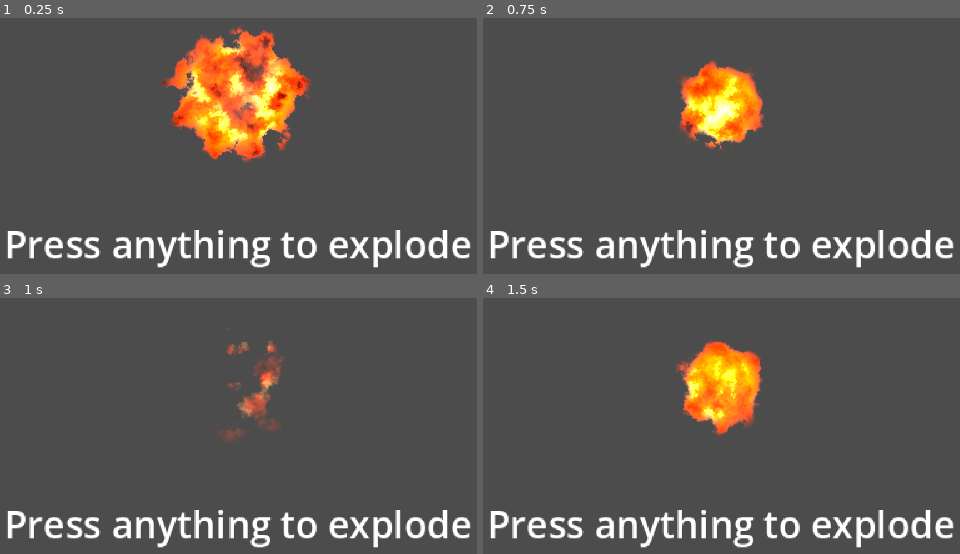
Above: before the commit, frames 1-4 (two rows, left to right).
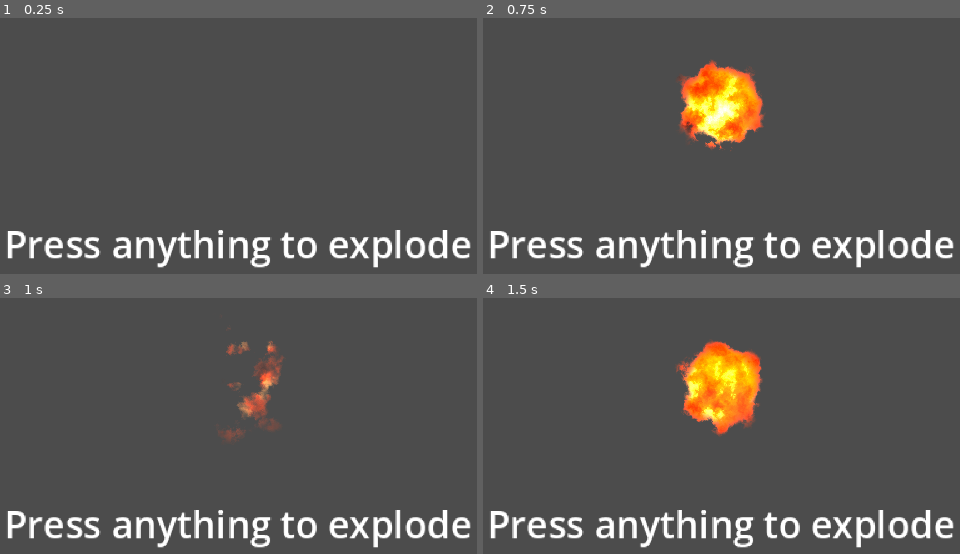
Above: after the commit, the same moments.

Repository: St0rmor/godot-2D-explosion-shader
Game: Godot game, scene res://explosion.tscn
Same seed, same stepped clock (60 frames per second), same inputs: the game is played once before the commit and once after it. The engine's default icon, where the game draws it, is replaced by a stand-in: a white triangle on a blue panel in a dark square.
Inputs:
- Up to frame 1 (0.25 s): no input
- Up to frame 2 (0.75 s): tap Enter at 0.5 s
- Up to frame 3 (1 s): no input
- Up to frame 4 (1.5 s): tap Enter at 1.25 s

The runs differ from the first frame. In frame 1, 10% of the frame differs, in the area x 33-66%, y 2-57%; in frame 2, nothing differs; in frame 3, nothing differs; in frame 4, nothing differs.

Commit message:
Update files

Diff:
--- a/explosion.gd
+++ b/explosion.gd
@@ -2,13 +2,13 @@
 class_name Explosion
 
 #property
-const process_speed:float = 3
+const expansion_speed:float = 3
 const vanish_speed:float = 2
 const flame_speed:float = 2
 
 #variable
 var seed:float = 0.0
-var process:float = 0.0
+var expansion:float = 0.0
 var vanish:float = 0.0
 var flame:float = 0.0
 var exploding:bool = false
@@ -28,11 +28,11 @@
 
 func _start_exploding():
 	seed = randf_range(0,1.0)
-	process = 0.0
+	expansion = 0.0
 	vanish = 0.0
 	flame = 0.0
 	material.set_shader_parameter("seed", seed)
-	material.set_shader_parameter("process", process)
+	material.set_shader_parameter("expansion", expansion)
 	material.set_shader_parameter("vanish", vanish)
 	material.set_shader_parameter("flame", flame)
 	exploding = true
@@ -41,10 +41,10 @@
 
 func _exploding(delta):
 	flame = move_toward(flame, 2.0, flame_speed * delta)
-	process = move_toward(process, 1.0, process_speed * delta)
+	expansion = move_toward(expansion, 1.0, expansion_speed * delta)
 	material.set_shader_parameter("flame", flame)
-	material.set_shader_parameter("process", process)
-	if process >= 0.7:
+	material.set_shader_parameter("expansion", expansion)
+	if expansion >= 0.7:
 		vanish = move_toward(vanish, 1.0, vanish_speed * delta)
 		material.set_shader_parameter("vanish", vanish)
 	if vanish >= 1.0:
--- a/explosion.gdshader
+++ b/explosion.gdshader
@@ -5,25 +5,25 @@
 uniform float start_point : hint_range(0.0, 1.0) = 1.0;
 uniform sampler2D noise_texture : hint_default_white, filter_nearest, repeat_enable;
 uniform sampler2D noise_texture_2 : hint_default_white, filter_nearest, repeat_enable;
-uniform sampler2D curve;
+uniform sampler2D color_curve;
 uniform sampler2D color_sample;
-uniform float process : hint_range(0.0, 1.0) = 0.0;
+uniform float expansion : hint_range(0.0, 1.0) = 0.0;
 uniform float vanish : hint_range(0.0, 1.0) = 0.0;
-uniform float flame : hint_range(0.0, 2.0) = 0.0;
+uniform float flame = 0.0;
 
 
 
 void fragment(){
-	vec2 center = vec2(0.5,start_point) - vec2(0.0, process * 0.3);
+	vec2 center = vec2(0.5,start_point) - vec2(0.0, expansion * 0.3);
 	vec2 random_offset = seed * vec2(1.0, 0.0);
 	float dis = distance(UV, center);
 	vec2 uv = UV;
 	float noise = texture(noise_texture, uv + vec2(0,flame) + random_offset).r;
 	float noise_2 = texture(noise_texture_2, uv + 1.0*vec2(0,flame) + random_offset).r - vanish;
-	float edge_dist = (0.25 + noise * 0.3) * process;
+	float edge_dist = (0.25 + noise * 0.3) * expansion;
 	float edge_range = 0.0;
 	if(dis < edge_dist){
-		noise = texture(curve,vec2(noise, 0.0)).r;
+		noise = texture(color_curve,vec2(noise, 0.0)).r;
 		vec4 color = texture(color_sample, vec2(noise, 0.0)) * 5.0;
 		float smoothness = 0.1;
 		float alpha = smoothstep(edge_dist ,edge_dist - smoothness, dis);
--- a/explosion.tscn
+++ b/explosion.tscn
@@ -1,8 +1,15 @@
 [gd_scene load_steps=14 format=3 uid="uid://bt10caaghte3q"]
 
 [ext_resource type="Texture2D" uid="uid://bf2wua5jtwoh3" path="res://icon.svg" id="2_d5ksw"]
-[ext_resource type="Shader" uid="uid://bk21ou1sxhq1d" path="res://explosion.gdshader" id="2_jpcx4"]
-[ext_resource type="Script" uid="uid://cse23r8onrndu" path="res://explosion.gd" id="3_y10h6"]
+[ext_resource type="Shader" uid="uid://f8pyr1mjgflx" path="res://explosion.gdshader" id="2_jpcx4"]
+[ext_resource type="Script" uid="uid://cxahh3jhfyose" path="res://explosion.gd" id="3_y10h6"]
+
+[sub_resource type="Curve" id="Curve_rthvm"]
+_data = [Vector2(0, 0.189567), 0.0, 0.0, 0, 0, Vector2(1, 0.943293), -0.0230989, 0.0, 0, 0]
+point_count = 2
+
+[sub_resource type="CurveTexture" id="CurveTexture_kyxfb"]
+curve = SubResource("Curve_rthvm")
 
 [sub_resource type="Gradient" id="Gradient_rthvm"]
 offsets = PackedFloat32Array(0, 0.5, 0.97479)
@@ -10,13 +17,6 @@
 
 [sub_resource type="GradientTexture1D" id="GradientTexture1D_kyxfb"]
 gradient = SubResource("Gradient_rthvm")
-
-[sub_resource type="Curve" id="Curve_rthvm"]
-_data = [Vector2(0, 0.189567), 0.0, 0.0, 0, 0, Vector2(1, 0.943293), -0.0230989, 0.0, 0, 0]
-point_count = 2
-
-[sub_resource type="CurveTexture" id="CurveTexture_kyxfb"]
-curve = SubResource("Curve_rthvm")
 
 [sub_resource type="FastNoiseLite" id="FastNoiseLite_dilkd"]
 noise_type = 0
@@ -41,13 +41,13 @@
 [sub_resource type="ShaderMaterial" id="ShaderMaterial_vwllo"]
 resource_local_to_scene = true
 shader = ExtResource("2_jpcx4")
-shader_parameter/seed = -0.19
+shader_parameter/seed = 0.0
 shader_parameter/start_point = 0.85
 shader_parameter/noise_texture = SubResource("NoiseTexture2D_4cvjh")
 shader_parameter/noise_texture_2 = SubResource("NoiseTexture2D_3cgar")
-shader_parameter/curve = SubResource("CurveTexture_kyxfb")
+shader_parameter/color_curve = SubResource("CurveTexture_kyxfb")
 shader_parameter/color_sample = SubResource("GradientTexture1D_kyxfb")
-shader_parameter/process = 1.0
+shader_parameter/expansion = 0.0
 shader_parameter/vanish = 0.0
 shader_parameter/flame = 0.0
 
Binary file changed: Parameter.png
